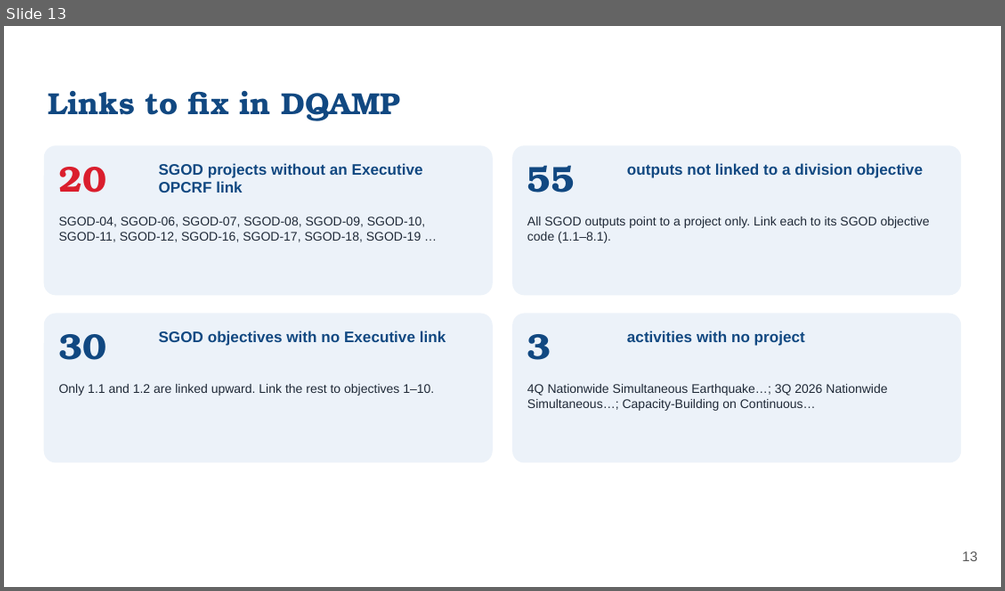
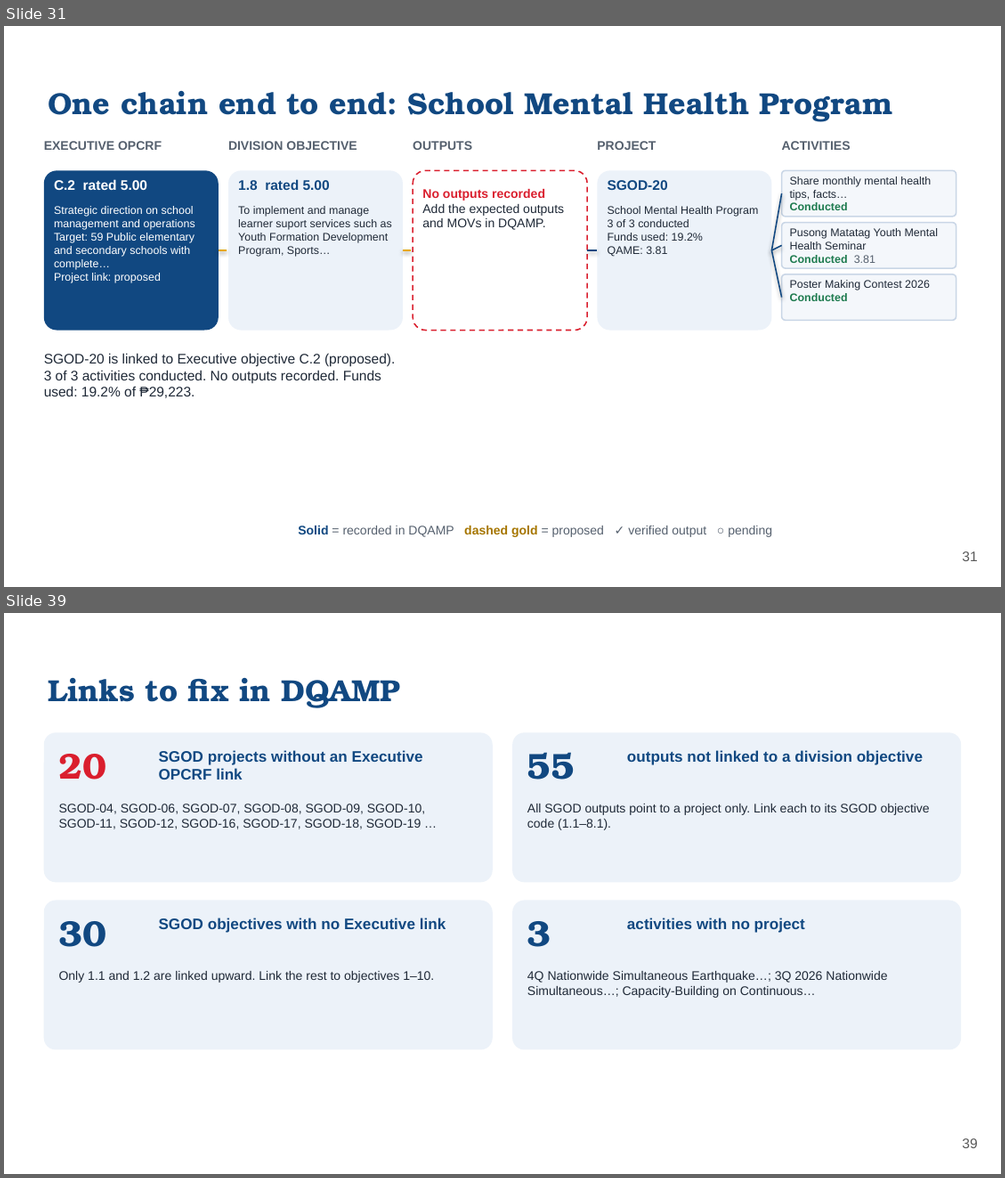
Before and after one commit to phidipidis/DQAMP, a slide deck: presentations/line-of-sight-2026/SGOD_Line-of-Sight_2026.pptx. Shown one above the other, each under a label of ours: slide 13 before the commit, slides 31 and 39 after it; the slides between them are not shown. The pictures are 1005x591 and 1005x1178 pixels, drawn with LibreOffice and Linux fonts; fonts in the diff are those of the drawing; background and template pictures are left out. Boxes give left, top, right and bottom in pixels: in the first picture for what was removed or moved away, otherwise in the second. Text is boxed around its words. In the diff, an @@ line names an element or a change of style, - is before the commit and + after.

```diff
--- a/presentations/line-of-sight-2026/SGOD_Line-of-Sight_2026.pptx
+++ b/presentations/line-of-sight-2026/SGOD_Line-of-Sight_2026.pptx
@@ slide 31 added at <box>4,26,1001,587</box>, background picture (left out) @@
@@ title added at <box>48,91,893,122</box>, 22 pt, text #114881, bold @@
+One chain end to end: School Mental Health Program
@@ text added at <box>44,141,162,150</box>, 9 pt, text #55606E, bold @@
+EXECUTIVE OPCRF
@@ text added at <box>228,141,356,150</box>, 9 pt, text #55606E, bold @@
+DIVISION OBJECTIVE
@@ text added at <box>413,141,472,150</box>, 9 pt, text #55606E, bold @@
+OUTPUTS
@@ text added at <box>597,141,655,150</box>, 9 pt, text #55606E, bold @@
+PROJECT
@@ text added at <box>782,141,850,150</box>, 9 pt, text #55606E, bold @@
+ACTIVITIES
@@ rounded rectangle added at <box>44,170,218,330</box>, fill #114881 @@
@@ text added at <box>54,179,147,190</box>, 10 pt, text #FFFFFF, bold @@
+C.2 rated 5.00
@@ rounded rectangle added at <box>228,170,403,330</box>, fill #ECF2F9 @@
@@ text added at <box>238,179,330,190</box>, 10 pt, text #114881, bold @@
+1.8 rated 5.00
@@ rounded rectangle added at <box>413,170,587,330</box>, fill #FFFFFF, outline #DA1E2D 1 pt dashed @@
@@ rounded rectangle added at <box>597,170,771,330</box>, fill #ECF2F9 @@
@@ text added at <box>607,180,668,190</box>, 10 pt, text #114881, bold @@
+SGOD-20
@@ rounded rectangle added at <box>782,170,956,216</box>, fill #F4F7FB, outline #C9D6E6 1 pt @@
@@ text added at <box>790,176,930,210</box>, 8 pt, text #1F2937 @@
+Share monthly mental health tips, facts…
+Conducted
@@ text added at <box>54,206,195,283</box>, 8 pt, text #FFFFFF @@
+Strategic direction on school management and operations
+Target: 59 Public elementary and secondary schools with complete…
+Project link: proposed
@@ text added at <box>238,206,392,257</box>, 8 pt, text #1F2937 @@
+To implement and manage learner suport services such as Youth Formation Development Program, Sports…
@@ text added at <box>422,189,564,230</box>, 9 pt, text #1F2937 @@
+No outputs recorded
+Add the expected outputs and MOVs in DQAMP.
@@ text added at <box>607,206,759,257</box>, 8 pt, text #1F2937 @@
+School Mental Health Program
+3 of 3 conducted
+Funds used: 19.2%
+QAME: 3.81
@@ line added from (771, 250) to (782, 193), #114881 1 pt @@
@@ rounded rectangle added at <box>782,223,956,268</box>, fill #F4F7FB, outline #C9D6E6 1 pt @@
@@ text added at <box>790,228,938,263</box>, 8 pt, text #1F2937 @@
+Pusong Matatag Youth Mental Health Seminar
+Conducted 3.81
@@ line added from (218, 250) to (228, 250), #E8A800 1.5 pt dashed @@
@@ line added from (403, 250) to (413, 250), #E8A800 1.5 pt dashed @@
@@ line added from (587, 250) to (597, 250), #114881 1 pt @@
@@ line added from (771, 250) to (782, 245), #114881 1 pt @@
@@ line added from (771, 250) to (782, 297), #114881 1 pt @@
@@ rounded rectangle added at <box>782,274,956,320</box>, fill #F4F7FB, outline #C9D6E6 1 pt @@
@@ text added at <box>790,280,930,301</box>, 8 pt, text #1F2937 @@
+Poster Making Contest 2026
+Conducted
@@ text added at <box>44,353,395,398</box>, 10 pt, text #1F2937 @@
+SGOD-20 is linked to Executive objective C.2 (proposed). 3 of 3 activities conducted. No outputs recorded. Funds used: 19.2% of ₱29,223.
@@ text added at <box>298,525,772,537</box>, 9 pt, text #55606E @@
+Solid = recorded in DQAMP dashed gold = proposed ✓ verified output ○ pending
@@ page number added at <box>962,551,977,561</box>, 10 pt, text #595959 @@
+31
@@ what was slide 13 is now slide 39 @@
@@ page number at <box>962,1138,977,1148</box>: text changed @@
-13
+39
```
Also in this commit, not shown: 1 slide changed, 25 other slides added, 2 other files.
